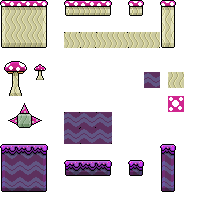
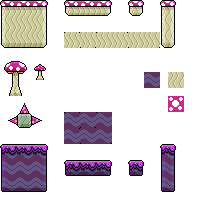
Comparing the layer stacks of the two 200px x 200px images. Changes:
painted on "Capa 24" over [1, 13, 175, 48]
